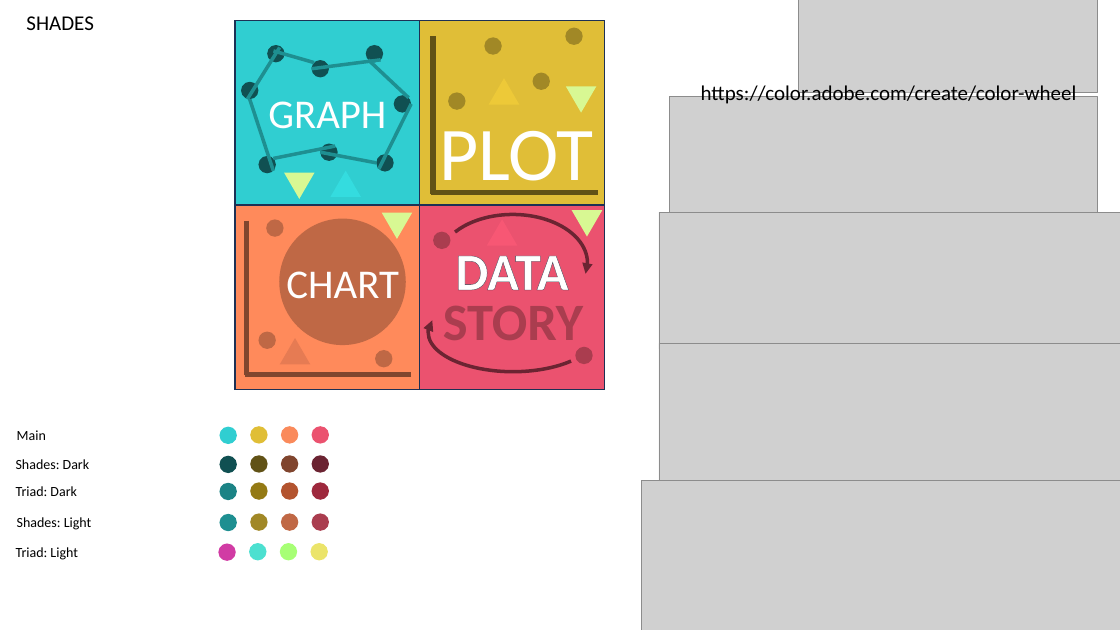
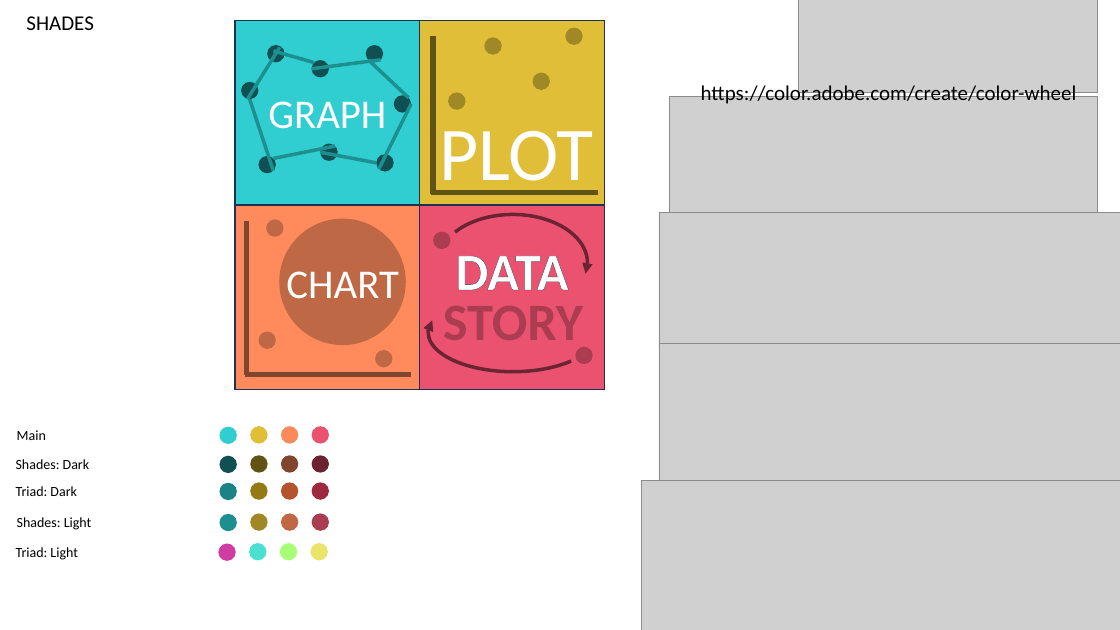
Before and after one commit to visibledata/graph-plot-chart-data-story, a slide deck: slide 1 of misc/colour-palette-design.pptx. Drawn at 1120x630 pixels with LibreOffice and Linux fonts; fonts in the diff are those of the drawing; grey boxes stand for pictures. Boxes give left, top, right and bottom in pixels: in the first picture for what was removed or moved away, otherwise in the second. Text is boxed around its words. In the diff, an @@ line names an element or a change of style, - is before the commit and + after.

```diff
--- a/misc/colour-palette-design.pptx
+++ b/misc/colour-palette-design.pptx
@@ triangle removed at [566, 87, 597, 113] @@
@@ triangle removed at [284, 172, 314, 198] @@
@@ triangle removed at [381, 213, 412, 239] @@
@@ triangle removed at [572, 210, 602, 236] @@
@@ triangle removed at [280, 339, 310, 365] @@
```
Also in this commit, not shown: 1 other slide changed, 18 other files.
